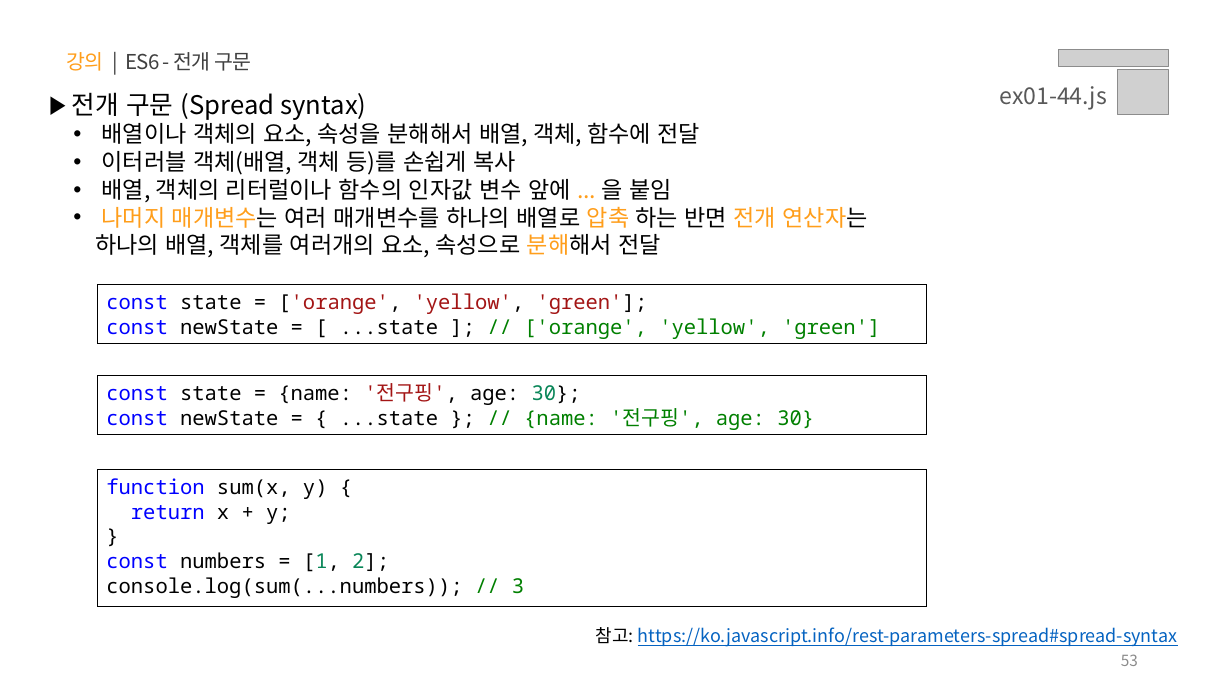
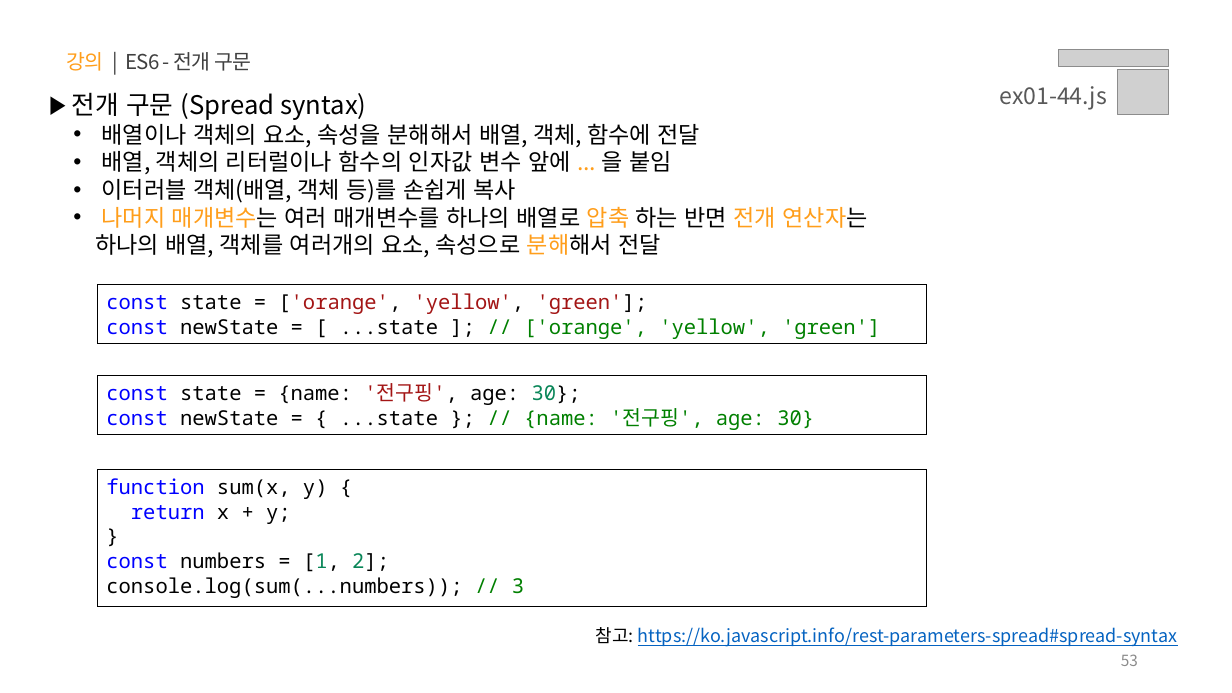
Before and after one commit to yebin-jeong/learn-js, a slide deck: slide 53 of PPT/01.자바스크립트 - 기초 문법.pptx. Drawn at 1232x693 pixels with LibreOffice and Linux fonts; fonts in the diff are those of the drawing; grey boxes stand for pictures. Boxes give left, top, right and bottom in pixels: in the first picture for what was removed or moved away, otherwise in the second. Text is boxed around its words. In the diff, an @@ line names an element or a change of style, - is before the commit and + after.

```diff
--- a/PPT/01.자바스크립트 - 기초 문법.pptx
+++ b/PPT/01.자바스크립트 - 기초 문법.pptx
@@ text at [102, 150, 672, 174]: paragraph added @@
+  • 배열, 객체의 리터럴이나 함수의 인자값 변수 앞에 ... 을 붙임
@@ text at [102, 178, 672, 202]: paragraph removed @@
-  • 배열, 객체의 리터럴이나 함수의 인자값 변수 앞에 ... 을 붙임
```
Also in this commit, not shown: 1 other slide changed, 3 other files.
